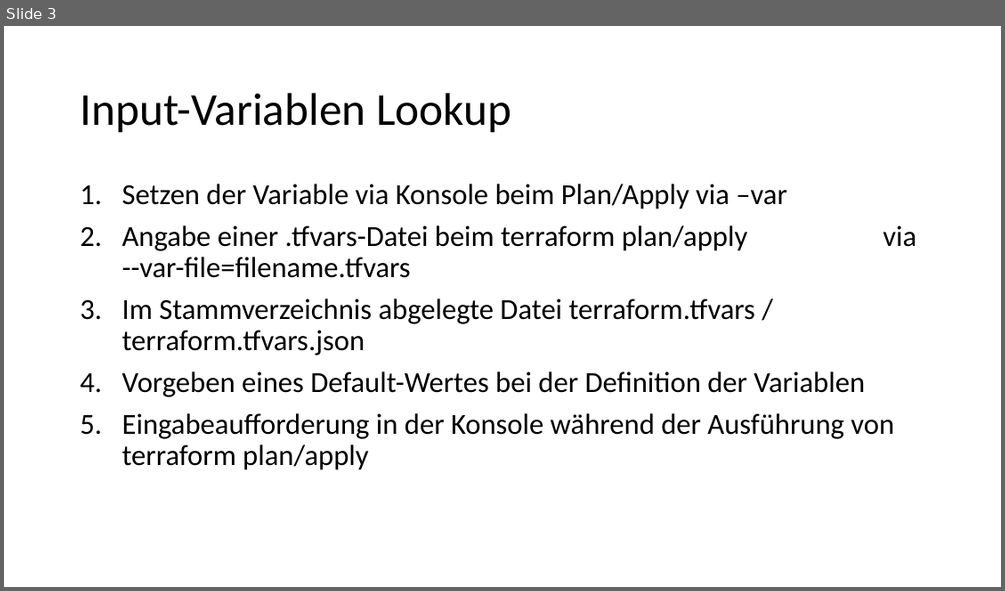
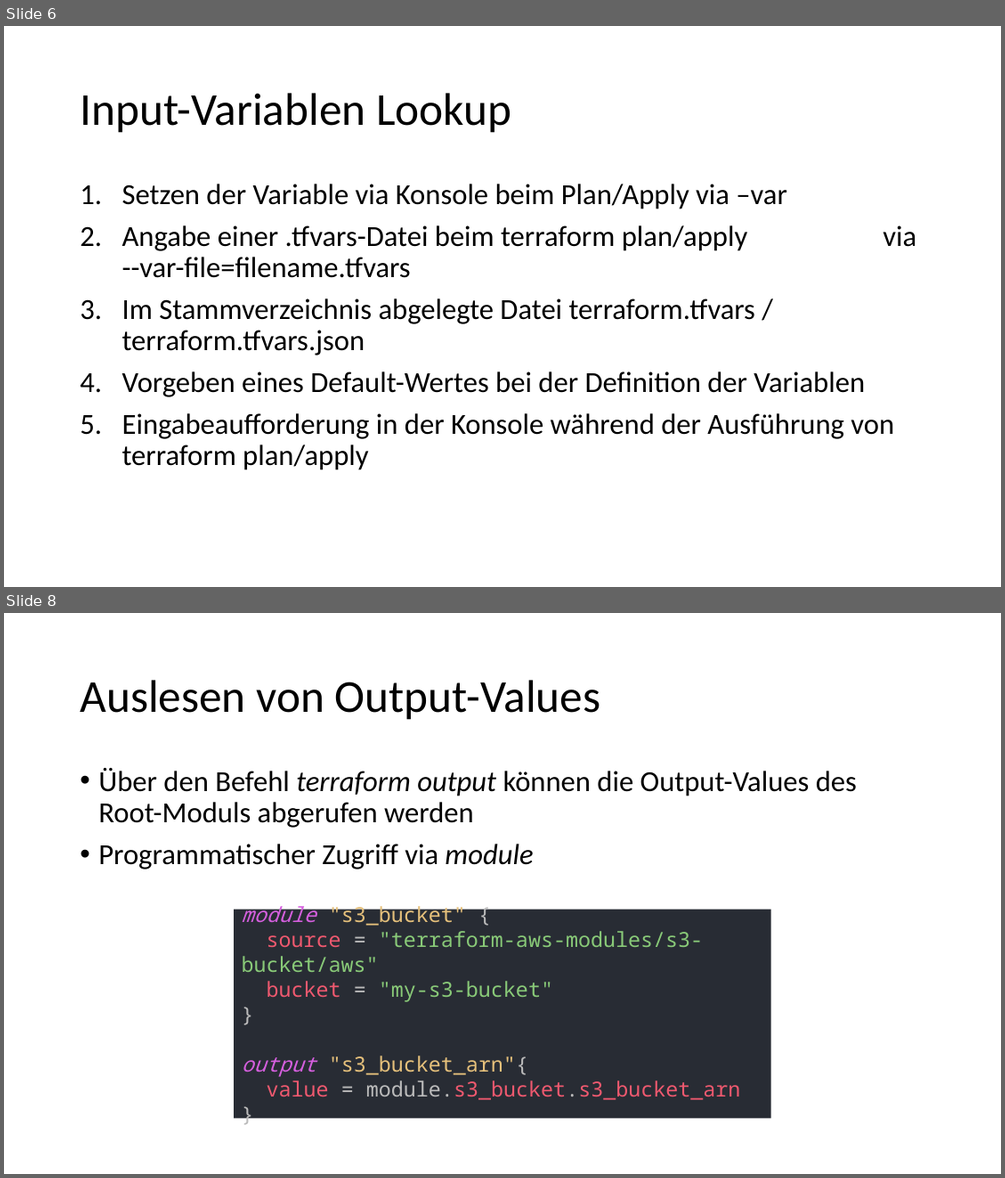
Before and after one commit to djakielski/terraform-schulung, a slide deck: Modul_4_Variables/Variables.pptx. Shown one above the other, each under a label of ours: slide 3 before the commit, slides 6 and 8 after it; the slides between them are not shown. The pictures are 1005x591 and 1005x1178 pixels, drawn with LibreOffice and Linux fonts; fonts in the diff are those of the drawing. Boxes give left, top, right and bottom in pixels: in the first picture for what was removed or moved away, otherwise in the second. Text is boxed around its words. In the diff, an @@ line names an element or a change of style, - is before the commit and + after.

Commit message:
Added/updated descriptions, added slide vor sensitive values

```diff
--- a/Modul_4_Variables/Variables.pptx
+++ b/Modul_4_Variables/Variables.pptx
@@ slide 8 added at box(4, 613, 1001, 1174), background #FFFFFF @@
@@ title added at box(80, 680, 601, 720), 44 pt, text #000000 @@
+Auslesen von Output-Values
@@ text added at box(98, 768, 857, 869), 28 pt, text #000000 @@
+• Über den Befehl terraform output können die Output-Values des Root-Moduls abgerufen werden
+• Programmatischer Zugriff via module
@@ rectangle added at box(234, 909, 771, 1118), fill #282C34, 20 pt, text #89CA78 @@
+module "s3_bucket" {
+source = "terraform-aws-modules/s3-bucket/aws"
+bucket = "my-s3-bucket"
+}
+output "s3_bucket_arn"{
+value = module.s3_bucket.s3_bucket_arn
+}
@@ what was slide 3 is now slide 6 @@
```
Also in this commit, not shown: 4 slides changed, 3 other slides added.
